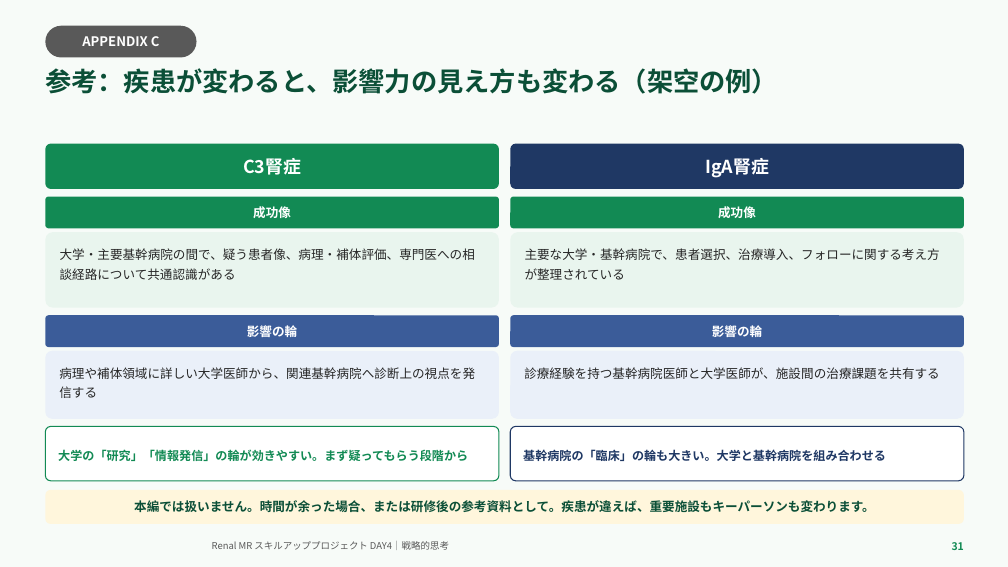
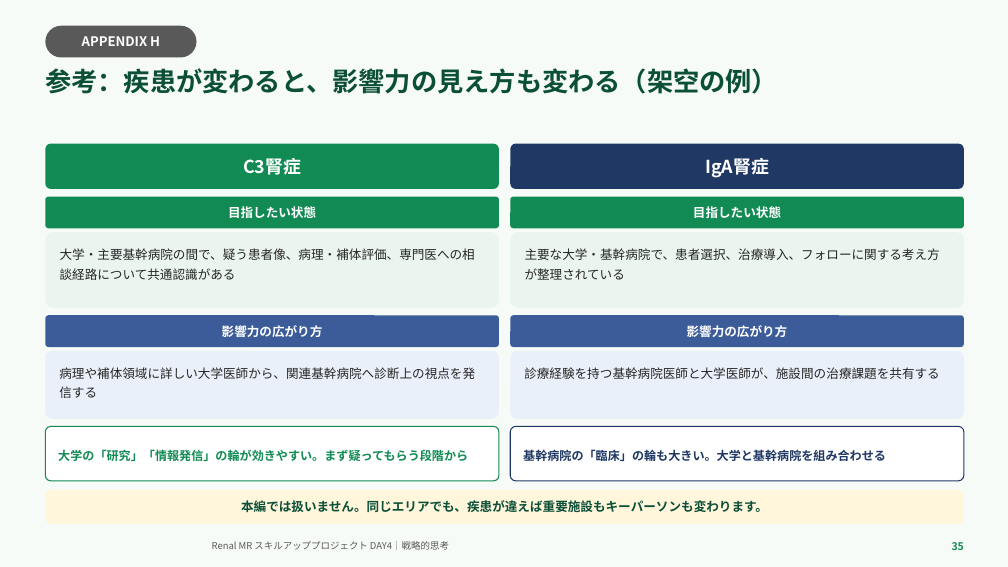
Before and after one commit to TAKUYA-1187/Claude, a slide deck: slide 35 of novartis_training/DAY4_ちょっと分かるだけで世界が変わる.pptx (slide 31 before the commit). Drawn at 1008x567 pixels with LibreOffice and Linux fonts; fonts in the diff are those of the drawing; background and template pictures are left out. Boxes give left, top, right and bottom in pixels: in the first picture for what was removed or moved away, otherwise in the second. Text is boxed around its words. In the diff, an @@ line names an element or a change of style, - is before the commit and + after.

```diff
--- a/novartis_training/DAY4_ちょっと分かるだけで世界が変わる.pptx
+++ b/novartis_training/DAY4_ちょっと分かるだけで世界が変わる.pptx
@@ text in rounded rectangle at (x1=82, y1=36, x2=160, y2=46): text changed @@
-APPENDIX C
+APPENDIX H
@@ text in rounded rectangle at (x1=228, y1=206, x2=316, y2=218): text changed @@
-成功像
+目指したい状態
@@ text in rounded rectangle at (x1=693, y1=206, x2=781, y2=218): text changed @@
-成功像
+目指したい状態
@@ text in rounded rectangle at (x1=222, y1=325, x2=323, y2=337): text changed @@
-影響の輪
+影響力の広がり方
@@ text in rounded rectangle at (x1=687, y1=325, x2=788, y2=337): text changed @@
-影響の輪
+影響力の広がり方
@@ text in rounded rectangle at (x1=241, y1=500, x2=768, y2=512): text changed @@
-本編では扱いません。時間が余った場合、または研修後の参考資料として。疾患が違えば、重要施設もキーパーソンも変わります。
+本編では扱いません。同じエリアでも、疾患が違えば重要施設もキーパーソンも変わります。
@@ text at (x1=952, y1=542, x2=964, y2=550): text changed @@
-31
+35
```
Also in this commit, not shown: 24 other slides changed, 5 slides added, 4 slides removed, 2 other files.
